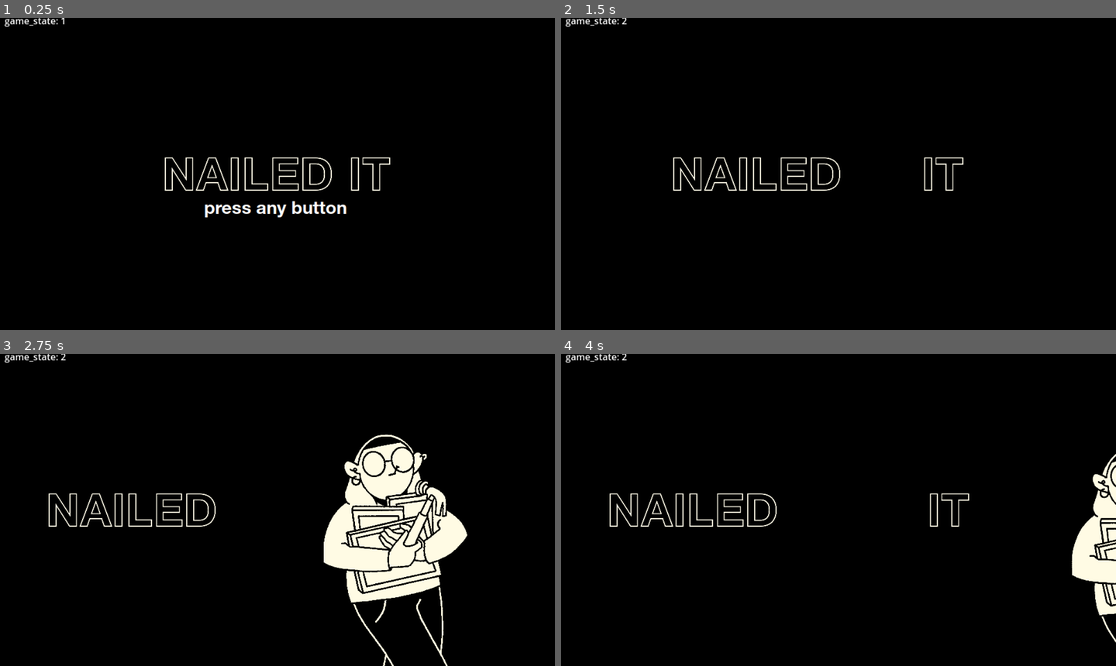
Above: before the commit, frames 1-4 (two rows, left to right).
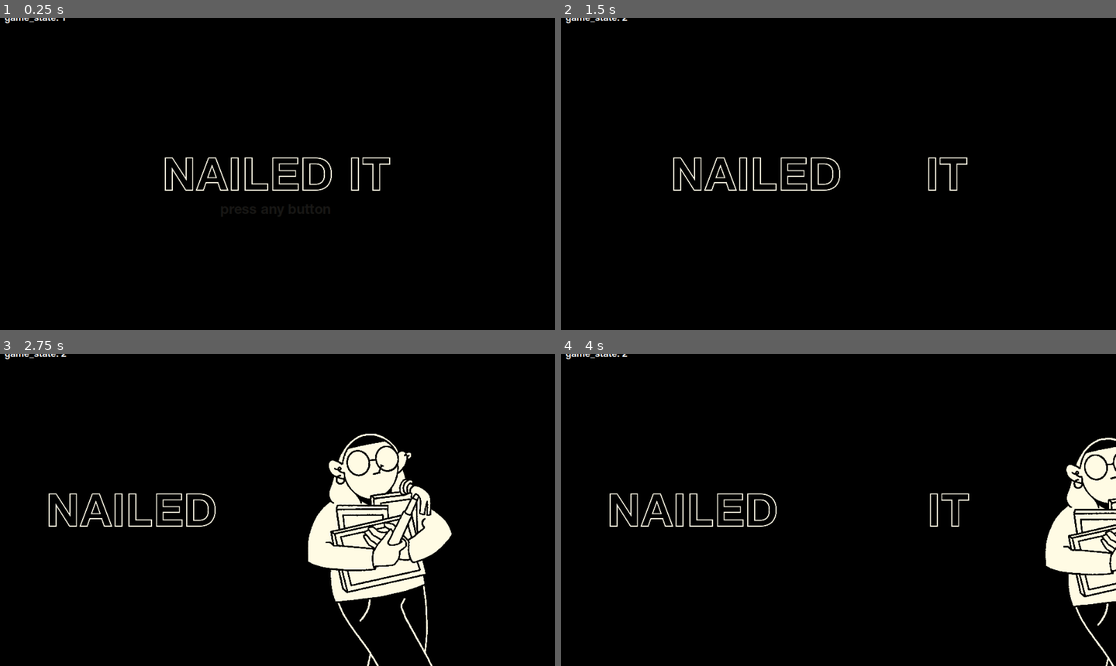
Above: after the commit, the same moments.

Repository: MUSCLE-mussel/nailed_it
Game: Godot game, scene res://main.tscn
Two runs of this game, one before a commit and one after it. Both use one fixed random seed, a clock stepped at 60 frames per second and the inputs below.
Inputs (mouse positions are in pixels of both pictures, inside the frame that each line leads up to):
- Up to frame 1 (0.25 s): no input
- Up to frame 2 (1.5 s): tap Enter at 0.5 s; move the mouse to (960, 158) at 0.52 s; click (960, 158) at 0.6 s; move the mouse to (727, 189) at 1.27 s; click (727, 189) at 1.35 s
- Up to frame 3 (2.75 s): move the mouse to (333, 441) at 2.02 s; click (333, 441) at 2.1 s
- Up to frame 4 (4 s): move the mouse to (810, 572) at 2.77 s; click (810, 572) at 2.85 s; move the mouse to (1005, 556) at 3.52 s; click (1005, 556) at 3.6 s

The runs differ from the first frame. In frame 1, 0.8% of the frame differs, in the area x 0-63%, y 0-64%; in frame 2, 0.5%; in frame 3, 6.8%, in the area x 0-85%, y 0-100%; in frame 4, 3.7%.

Commit message:
Cutscene02_001
Add animation on intro sequence (blink "press button").
Tweaked the 1st cutscene.
Worked on the 2nd cutscene.

Noticed that most scenes are centered on gizmos' centers and not on the screen size (blue rectangle).

Diff:
--- a/main.tscn
+++ b/main.tscn
@@ -22,8 +22,17 @@
 [ext_resource type="Texture2D" uid="uid://bwjsijyplqn0a" path="res://textures/NI_hub_frames_anim005.PNG" id="16_02uin"]
 [ext_resource type="Texture2D" uid="uid://ctyl81bb2kjnt" path="res://textures/NI_hub_chara_anim001.PNG" id="16_b3oc6"]
 
+[sub_resource type="RectangleShape2D" id="RectangleShape2D_g5b87"]
+size = Vector2(397, 281.928)
+
 [sub_resource type="RectangleShape2D" id="RectangleShape2D_ncl8d"]
-size = Vector2(369, 209)
+size = Vector2(266, 130)
+
+[sub_resource type="RectangleShape2D" id="RectangleShape2D_uat3r"]
+size = Vector2(339, 144)
+
+[sub_resource type="RectangleShape2D" id="RectangleShape2D_21jgu"]
+size = Vector2(297, 287)
 
 [node name="Main" type="Node2D"]
 script = ExtResource("1_ql4pp")
@@ -59,7 +68,7 @@
 [node name="hub_scene" type="Node2D" parent="." node_paths=PackedStringArray("zones")]
 position = Vector2(22, -4)
 script = ExtResource("6_inc70")
-zones = [NodePath("zone1"), NodePath("zone2")]
+zones = [null, NodePath("zone2")]
 
 [node name="hub_background" type="Node2D" parent="hub_scene"]
 
@@ -128,11 +137,22 @@
 texture = ExtResource("15_wpcsf")
 
 [node name="zone1" type="CollisionShape2D" parent="hub_scene"]
-position = Vector2(-259, -130)
+position = Vector2(-273.5, -86)
+scale = Vector2(1, 0.99316)
+shape = SubResource("RectangleShape2D_g5b87")
+script = ExtResource("7_wcp76")
+
+[node name="zone2" type="CollisionShape2D" parent="hub_scene"]
+position = Vector2(-257, 142)
 shape = SubResource("RectangleShape2D_ncl8d")
 script = ExtResource("7_wcp76")
 
-[node name="zone2" type="CollisionShape2D" parent="hub_scene"]
-position = Vector2(-278, 153)
-shape = SubResource("RectangleShape2D_ncl8d")
+[node name="zone3" type="CollisionShape2D" parent="hub_scene"]
+position = Vector2(164.5, -181)
+shape = SubResource("RectangleShape2D_uat3r")
 script = ExtResource("7_wcp76")
+
+[node name="zone4" type="CollisionShape2D" parent="hub_scene"]
+position = Vector2(219.5, 57.5)
+shape = SubResource("RectangleShape2D_21jgu")
+script = ExtResource("7_wcp76")
--- a/project.godot
+++ b/project.godot
@@ -20,6 +20,11 @@
 window/size/viewport_width=960
 window/size/viewport_height=540
 
+[gui]
+
+theme/custom_font="res://font/HelveticaNeueLTStd-Bd.otf"
+theme/default_font_hinting=2
+
 [input]
 
 strike={
--- a/scenes/intro_1_scene.tscn
+++ b/scenes/intro_1_scene.tscn
@@ -7,6 +7,59 @@
 
 [sub_resource type="LabelSettings" id="LabelSettings_cqacf"]
 font_size = 56
+
+[sub_resource type="Animation" id="Animation_5f0rr"]
+resource_name = "Cutscene01"
+length = 5.0
+capture_included = true
+tracks/0/type = "value"
+tracks/0/imported = false
+tracks/0/enabled = true
+tracks/0/path = NodePath("NiCutscene01CharaAnim000:position")
+tracks/0/interp = 1
+tracks/0/loop_wrap = false
+tracks/0/keys = {
+"times": PackedFloat32Array(0, 1.36666, 1.6, 1.83333, 2.1, 2.33333, 2.6, 2.83333, 3.1, 3.33333, 3.6, 3.93333),
+"transitions": PackedFloat32Array(1, 1.41421, 0.659754, 1.41421, 0.482968, 1.86607, 0.732043, 1.8025, 0.574349, 1.51572, 0.63728, 1.7411),
+"update": 2,
+"values": [Vector2(-77, 50), Vector2(-77, 50), Vector2(-6.988, 100), Vector2(54.91, 70), Vector2(125.652, 100), Vector2(187.551, 70), Vector2(258.293, 100), Vector2(320.192, 70), Vector2(390.933, 100), Vector2(452.832, 70), Vector2(523.573, 100), Vector2(612, 70)]
+}
+tracks/1/type = "value"
+tracks/1/imported = false
+tracks/1/enabled = true
+tracks/1/path = NodePath("Control2:position")
+tracks/1/interp = 1
+tracks/1/loop_wrap = true
+tracks/1/keys = {
+"times": PackedFloat32Array(0.333333, 1.1, 1.2),
+"transitions": PackedFloat32Array(2.21914, 0.196146, 0.196146),
+"update": 0,
+"values": [Vector2(119, -34), Vector2(160, -34), Vector2(150, -34)]
+}
+tracks/2/type = "value"
+tracks/2/imported = false
+tracks/2/enabled = true
+tracks/2/path = NodePath("Control:position")
+tracks/2/interp = 1
+tracks/2/loop_wrap = true
+tracks/2/keys = {
+"times": PackedFloat32Array(0.333333, 1.2, 1.3),
+"transitions": PackedFloat32Array(2.92817, 0.353553, 0.517632),
+"update": 0,
+"values": [Vector2(-199, -40), Vector2(-410, -40), Vector2(-400, -40)]
+}
+tracks/3/type = "value"
+tracks/3/imported = false
+tracks/3/enabled = true
+tracks/3/path = NodePath("NiCutscene01CharaAnim000:modulate")
+tracks/3/interp = 1
+tracks/3/loop_wrap = true
+tracks/3/keys = {
+"times": PackedFloat32Array(1.46666, 1.83333),
+"transitions": PackedFloat32Array(2, 0.574349),
+"update": 0,
+"values": [Color(0, 0, 0, 1), Color(1, 1, 1, 1)]
+}
 
 [sub_resource type="Animation" id="Animation_vvmqd"]
 length = 0.001
@@ -87,58 +140,6 @@
 "values": [Vector2(-701, -40), Vector2(495, -40)]
 }
 
-[sub_resource type="Animation" id="Animation_5f0rr"]
-resource_name = "Cutscene01"
-length = 5.0
-tracks/0/type = "value"
-tracks/0/imported = false
-tracks/0/enabled = true
-tracks/0/path = NodePath("NiCutscene01CharaAnim000:position")
-tracks/0/interp = 1
-tracks/0/loop_wrap = true
-tracks/0/keys = {
-"times": PackedFloat32Array(0.666667, 1.03333, 1.3, 1.53333, 1.8, 2.03333, 2.3, 2.53333, 2.8, 3.03333, 3.3, 3.63333),
-"transitions": PackedFloat32Array(5.09825, 5.09825, 5.09825, 5.09825, 5.09825, 5.09825, 5.09825, 5.09825, 5.09825, 5.09825, 5.09825, 5.09825),
-"update": 0,
-"values": [Vector2(-175, 100), Vector2(-77.73, 70), Vector2(-6.988, 100), Vector2(54.91, 70), Vector2(125.652, 100), Vector2(187.551, 70), Vector2(258.293, 100), Vector2(320.192, 70), Vector2(390.933, 100), Vector2(452.832, 70), Vector2(523.573, 100), Vector2(612, 70)]
-}
-tracks/1/type = "value"
-tracks/1/imported = false
-tracks/1/enabled = true
-tracks/1/path = NodePath("Control2:position")
-tracks/1/interp = 1
-tracks/1/loop_wrap = true
-tracks/1/keys = {
-"times": PackedFloat32Array(0.333333, 1.1),
-"transitions": PackedFloat32Array(2.21914, 0.196146),
-"update": 0,
-"values": [Vector2(119, -34), Vector2(150, -34)]
-}
-tracks/2/type = "value"
-tracks/2/imported = false
-tracks/2/enabled = true
-tracks/2/path = NodePath("Control:position")
-tracks/2/interp = 1
-tracks/2/loop_wrap = true
-tracks/2/keys = {
-"times": PackedFloat32Array(0.333333, 1.2, 1.3),
-"transitions": PackedFloat32Array(2.92817, 0.353553, 0.517632),
-"update": 0,
-"values": [Vector2(-199, -40), Vector2(-410, -40), Vector2(-400, -40)]
-}
-tracks/3/type = "value"
-tracks/3/imported = false
-tracks/3/enabled = true
-tracks/3/path = NodePath("NiCutscene01CharaAnim000:modulate")
-tracks/3/interp = 1
-tracks/3/loop_wrap = true
-tracks/3/keys = {
-"times": PackedFloat32Array(1.23333, 1.6),
-"transitions": PackedFloat32Array(1, 1),
-"update": 0,
-"values": [Color(0, 0, 0, 1), Color(1, 1, 1, 1)]
-}
-
 [sub_resource type="AnimationLibrary" id="AnimationLibrary_t0kl5"]
 _data = {
 "Cutscene01": SubResource("Animation_5f0rr"),
@@ -193,7 +194,7 @@
 visible = false
 offset_left = -701.0
 offset_top = -40.0
-offset_right = -482.0
+offset_right = -478.0
 offset_bottom = 37.0
 text = "INTRO 1
 "
--- a/scenes/intro_2_scene.tscn
+++ b/scenes/intro_2_scene.tscn
@@ -14,6 +14,70 @@
 [sub_resource type="LabelSettings" id="LabelSettings_cqacf"]
 font_size = 56
 
+[sub_resource type="Animation" id="Animation_dyt1d"]
+resource_name = "Cutscene02"
+length = 9.0
+tracks/0/type = "value"
+tracks/0/imported = false
+tracks/0/enabled = true
+tracks/0/path = NodePath("intro2_plan01/NiCutscene02HandsAnim000:position")
+tracks/0/interp = 1
+tracks/0/loop_wrap = true
+tracks/0/keys = {
+"times": PackedFloat32Array(0, 0.166667, 0.5, 0.833333, 1.16667, 1.53333, 2.06667, 2.2, 2.66667),
+"transitions": PackedFloat32Array(0.63728, 1.7411, 0.615572, 1.86607, 0.574349, 2.73208, 0.615572, 1, 1.41421),
+"update": 0,
+"values": [Vector2(646.425, 354), Vector2(579.425, 314), Vector2(533.425, 372), Vector2(469.425, 330), Vector2(397.625, 372), Vector2(334.853, 320.606), Vector2(334.853, 320.606), Vector2(350.339, 334.343), Vector2(246, 376)]
+}
+tracks/1/type = "value"
+tracks/1/imported = false
+tracks/1/enabled = true
+tracks/1/path = NodePath("intro2_plan01/NiCutscene02HandsAnim000:rotation")
+tracks/1/interp = 1
+tracks/1/loop_wrap = true
+tracks/1/keys = {
+"times": PackedFloat32Array(2.06667, 2.3, 2.53333, 2.66667),
+"transitions": PackedFloat32Array(0.482968, 1, 1, 1.68179),
+"update": 0,
+"values": [0.0, -0.115192, -0.115192, 0.0]
+}
+tracks/2/type = "value"
+tracks/2/imported = false
+tracks/2/enabled = true
+tracks/2/path = NodePath("intro2_plan01:visible")
+tracks/2/interp = 1
+tracks/2/loop_wrap = true
+tracks/2/keys = {
+"times": PackedFloat32Array(0, 3.5, 3.53333),
+"transitions": PackedFloat32Array(1, 1, 1),
+"update": 1,
+"values": [true, true, false]
+}
+tracks/3/type = "value"
+tracks/3/imported = false
+tracks/3/enabled = true
+tracks/3/path = NodePath("intro2_plan02:visible")
+tracks/3/interp = 1
+tracks/3/loop_wrap = true
+tracks/3/keys = {
+"times": PackedFloat32Array(3.5, 3.53333, 5.53333, 5.56667),
+"transitions": PackedFloat32Array(1, 1, 1, 1),
+"update": 1,
+"values": [false, true, true, false]
+}
+tracks/4/type = "value"
+tracks/4/imported = false
+tracks/4/enabled = true
+tracks/4/path = NodePath("intro2_plan03:visible")
+tracks/4/interp = 1
+tracks/4/loop_wrap = true
+tracks/4/keys = {
+"times": PackedFloat32Array(5.53333, 5.56667, 9, 9.03333),
+"transitions": PackedFloat32Array(1, 1, 1, 1),
+"update": 1,
+"values": [false, true, true, false]
+}
+
 [sub_resource type="Animation" id="Animation_vvmqd"]
 length = 0.001
 tracks/0/type = "value"
@@ -27,6 +91,42 @@
 "transitions": PackedFloat32Array(1),
 "update": 0,
 "values": [Vector2(-701, -40)]
+}
+tracks/1/type = "value"
+tracks/1/imported = false
+tracks/1/enabled = true
+tracks/1/path = NodePath("intro2_plan01/NiCutscene02HandsAnim000:position")
+tracks/1/interp = 1
+tracks/1/loop_wrap = true
+tracks/1/keys = {
+"times": PackedFloat32Array(0),
+"transitions": PackedFloat32Array(1),
+"update": 0,
+"values": [Vector2(596.625, 271)]
+}
+tracks/2/type = "value"
+tracks/2/imported = false
+tracks/2/enabled = true
+tracks/2/path = NodePath("intro2_plan01/NiCutscene02HandsAnim000:rotation")
+tracks/2/interp = 1
+tracks/2/loop_wrap = true
+tracks/2/keys = {
+"times": PackedFloat32Array(0),
+"transitions": PackedFloat32Array(1),
+"update": 0,
+"values": [0.0]
+}
+tracks/3/type = "value"
+tracks/3/imported = false
+tracks/3/enabled = true
+tracks/3/path = NodePath("intro2_plan02:visible")
+tracks/3/interp = 1
+tracks/3/loop_wrap = true
+tracks/3/keys = {
+"times": PackedFloat32Array(0),
+"transitions": PackedFloat32Array(1),
+"update": 1,
+"values": [false]
 }
 
 [sub_resource type="Animation" id="Animation_hlhba"]
@@ -47,6 +147,7 @@
 
 [sub_resource type="AnimationLibrary" id="AnimationLibrary_t0kl5"]
 _data = {
+"Cutscene02": SubResource("Animation_dyt1d"),
 "RESET": SubResource("Animation_vvmqd"),
 "intro2_placeholder": SubResource("Animation_hlhba")
 }
@@ -58,11 +159,12 @@
 [node name="dummy" type="Label" parent="."]
 offset_left = -701.0
 offset_top = -40.0
-offset_right = -482.0
+offset_right = -478.0
 offset_bottom = 37.0
 text = "INTRO 2
 "
 label_settings = SubResource("LabelSettings_cqacf")
+metadata/_edit_use_anchors_ = true
 
 [node name="AnimationPlayer" type="AnimationPlayer" parent="."]
 libraries = {
@@ -72,49 +174,56 @@
 [node name="intro2_plan01" type="Node2D" parent="."]
 
 [node name="NiWall03Idle000" type="Sprite2D" parent="intro2_plan01"]
-position = Vector2(-1347, 415)
+position = Vector2(575.625, 270)
 scale = Vector2(0.25, 0.25)
 texture = ExtResource("3_edvov")
+metadata/_edit_lock_ = true
 
 [node name="NiWall01Idle000" type="Sprite2D" parent="intro2_plan01"]
-position = Vector2(-1826, 415)
+position = Vector2(96.625, 270)
 scale = Vector2(0.25, 0.25)
 texture = ExtResource("4_vdm1i")
+metadata/_edit_lock_ = true
 
 [node name="NiCutscene02HandsAnim000" type="Sprite2D" parent="intro2_plan01"]
-position = Vector2(-1326, 416)
+z_index = 1
+position = Vector2(596.625, 271)
 scale = Vector2(0.25, 0.25)
 texture = ExtResource("5_2s4qm")
+metadata/_edit_lock_ = true
 
 [node name="NiFrameGameplayNailIdle000" type="Sprite2D" parent="intro2_plan01"]
-position = Vector2(-1708, 283)
+position = Vector2(156.625, 144)
 scale = Vector2(0.25, 0.25)
 texture = ExtResource("6_18nql")
 
 [node name="intro2_plan02" type="Node2D" parent="."]
+visible = false
 
 [node name="NiCutscene02CharaAnim000" type="Sprite2D" parent="intro2_plan02"]
+position = Vector2(480, 270)
 scale = Vector2(0.25, 0.25)
 texture = ExtResource("2_1deyf")
+metadata/_edit_lock_ = true
 
 [node name="intro2_plan03" type="Node2D" parent="."]
 
 [node name="NiHubBackground000" type="Sprite2D" parent="intro2_plan03"]
-position = Vector2(1557, 444)
+position = Vector2(480, 270)
 scale = Vector2(0.25, 0.25)
 texture = ExtResource("7_1p8lp")
 
 [node name="NiHubLevelFrames001" type="Sprite2D" parent="intro2_plan03"]
-position = Vector2(1554, 421)
+position = Vector2(477, 247)
 scale = Vector2(0.25, 0.25)
 texture = ExtResource("8_3bro6")
 
 [node name="NiHubCharaAnim001" type="Sprite2D" parent="intro2_plan03"]
-position = Vector2(1542, 553)
+position = Vector2(465, 379)
 scale = Vector2(0.25, 0.25)
 texture = ExtResource("9_7egen")
 
 [node name="NiHubFramesAnim001" type="Sprite2D" parent="intro2_plan03"]
-position = Vector2(1557, 597)
+position = Vector2(480, 423)
 scale = Vector2(0.25, 0.25)
 texture = ExtResource("10_po0y0")
--- a/scenes/title_scene.tscn
+++ b/scenes/title_scene.tscn
@@ -1,8 +1,22 @@
-[gd_scene load_steps=7 format=3 uid="uid://cmip1wbw2vx8m"]
+[gd_scene load_steps=11 format=3 uid="uid://cmip1wbw2vx8m"]
 
 [ext_resource type="Texture2D" uid="uid://ba84uqvrbyvtm" path="res://textures/NI_blackBackground_000.JPG" id="1_vhf1h"]
 [ext_resource type="Texture2D" uid="uid://dqpgsglryyigm" path="res://textures/NI_title01_idle000.PNG" id="2_20s4n"]
 [ext_resource type="FontFile" uid="uid://dk306v1hq5g0v" path="res://font/HelveticaNeueLTStd-Bd.otf" id="2_h5p3f"]
+
+[sub_resource type="GDScript" id="GDScript_8q0i5"]
+script/source = "extends Node
+
+
+# Called when the node enters the scene tree for the first time.
+func _ready() -> void:
+	pass # Replace with function body.
+
+
+# Called every frame. 'delta' is the elapsed time since the previous frame.
+func _process(delta: float) -> void:
+	pass
+"
 
 [sub_resource type="LabelSettings" id="LabelSettings_jqs8u"]
 font_size = 131
@@ -12,9 +26,51 @@
 default_font_size = 14
 
 [sub_resource type="LabelSettings" id="LabelSettings_tjm3f"]
-font_size = 31
+font = ExtResource("2_h5p3f")
+font_size = 24
+font_color = Color(1, 0.984314, 0.898039, 1)
+
+[sub_resource type="Animation" id="Animation_i107u"]
+length = 0.001
+tracks/0/type = "value"
+tracks/0/imported = false
+tracks/0/enabled = true
+tracks/0/path = NodePath(".:self_modulate")
+tracks/0/interp = 1
+tracks/0/loop_wrap = true
+tracks/0/keys = {
+"times": PackedFloat32Array(0),
+"transitions": PackedFloat32Array(1),
+"update": 0,
+"values": [Color(1, 1, 1, 1)]
+}
+
+[sub_resource type="Animation" id="Animation_g5amq"]
+resource_name = "press_key_blink"
+length = 2.0
+loop_mode = 1
+capture_included = true
+tracks/0/type = "value"
+tracks/0/imported = false
+tracks/0/enabled = true
+tracks/0/path = NodePath(".:self_modulate")
+tracks/0/interp = 1
+tracks/0/loop_wrap = true
+tracks/0/keys = {
+"times": PackedFloat32Array(0, 1, 2),
+"transitions": PackedFloat32Array(1.56917, 1, 0.34151),
+"update": 2,
+"values": [Color(0, 0, 0, 1), Color(0.82606, 0.82606, 0.82606, 1), Color(0, 0, 0, 1)]
+}
+
+[sub_resource type="AnimationLibrary" id="AnimationLibrary_72q58"]
+_data = {
+"RESET": SubResource("Animation_i107u"),
+"press_key_blink": SubResource("Animation_g5amq")
+}
 
 [node name="title_scene" type="Node2D"]
+script = SubResource("GDScript_8q0i5")
 
 [node name="NiBlackBackground000" type="Sprite2D" parent="."]
 scale = Vector2(0.25, 0.25)
@@ -48,9 +104,9 @@
 anchor_right = 0.5
 anchor_bottom = 0.5
 offset_left = -203.0
-offset_top = 46.0
+offset_top = 51.0
 offset_right = 197.0
-offset_bottom = 90.0
+offset_bottom = 95.0
 grow_horizontal = 2
 grow_vertical = 2
 pivot_offset = Vector2(200, 0)
@@ -58,3 +114,10 @@
 text = "press any button"
 label_settings = SubResource("LabelSettings_tjm3f")
 horizontal_alignment = 1
+
+[node name="AnimationPlayer" type="AnimationPlayer" parent="."]
+root_node = NodePath("../press_key")
+libraries = {
+"": SubResource("AnimationLibrary_72q58")
+}
+autoplay = "press_key_blink"
Not shown: 1 places in main.tscn that only renumber resources
Not shown: 1 places in scenes/intro_2_scene.tscn that only renumber resources
